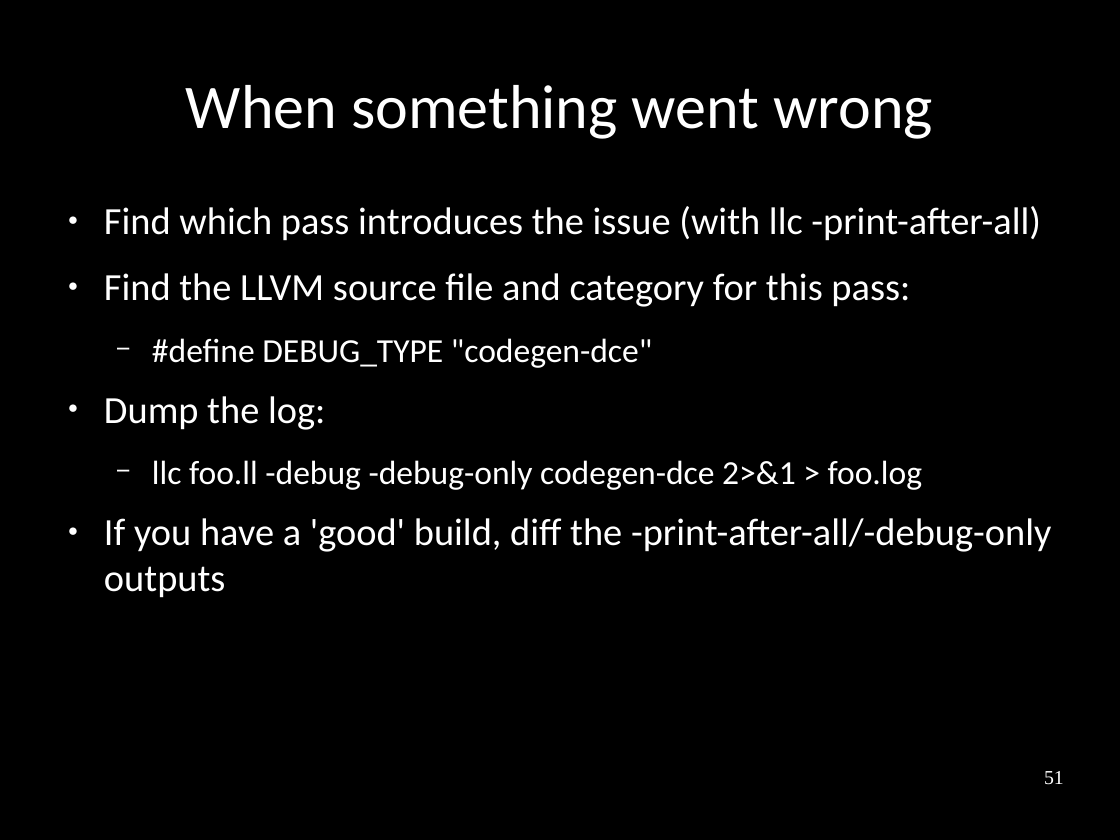
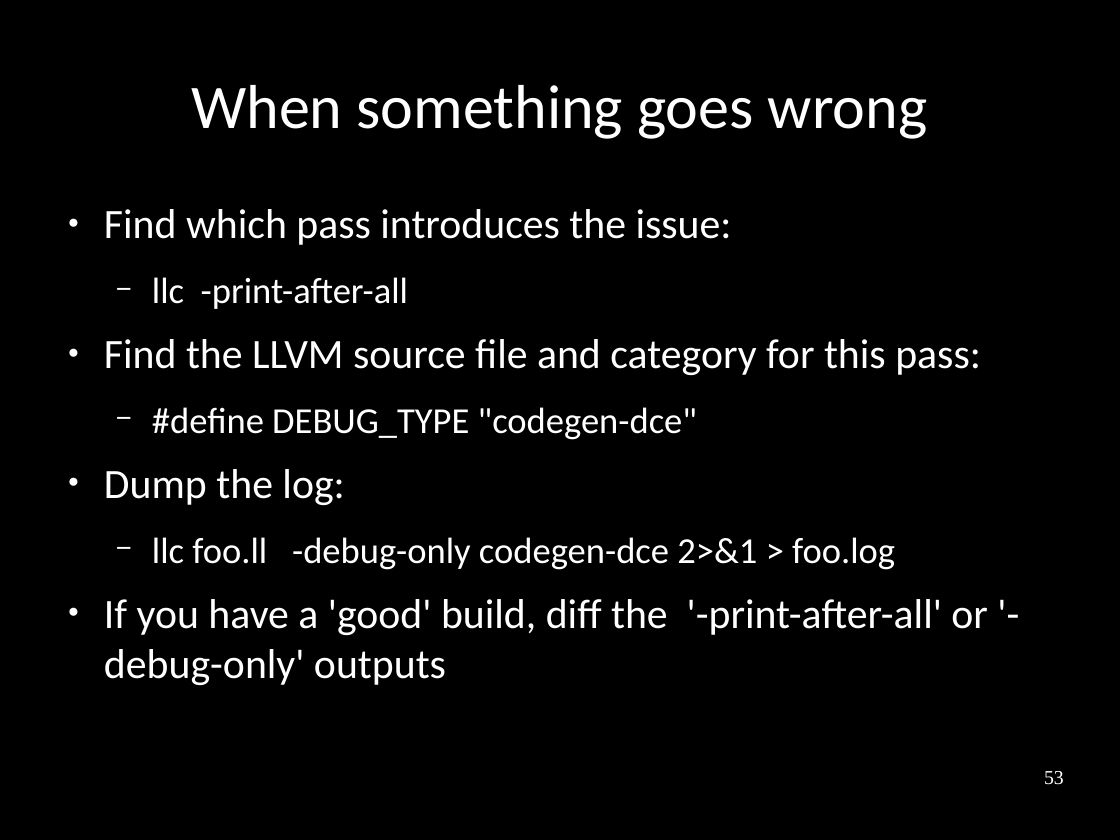
Before and after one commit to frasercrmck/llvm-leg, a slide deck: slide 53 of docs/Codeplay/Slides.odp (slide 51 before the commit). Drawn at 1120x840 pixels with LibreOffice and Linux fonts; fonts in the diff are those of the drawing. Boxes give left, top, right and bottom in pixels: in the first picture for what was removed or moved away, otherwise in the second. Text is boxed around its words. In the diff, an @@ line names an element or a change of style, - is before the commit and + after.

```diff
--- a/docs/Codeplay/Slides.odp
+++ b/docs/Codeplay/Slides.odp
@@ title at <box>191,85,927,139</box>: text changed @@
-When something went wrong
+When something goes wrong
@@ text at <box>104,209,732,245</box>: text changed; size 27.2 to 29.6 pt @@
-● Find which pass introduces the issue (with llc -print-after-all)
+● Find which pass introduces the issue:
+  − llc -print-after-all
@@ text at <box>104,339,981,505</box>: size 27.2 to 29.6 pt in "Find the LLVM source file and category ...", "Dump the log:"; size 23.8 to 25.9 pt in "#define DEBUG_TYPE "codegen-dce"" @@
@@ text at <box>104,537,988,685</box>: text changed; size 27.2 to 29.6 pt @@
-  − llc foo.ll -debug -debug-only codegen-dce 2>&1 > foo.log
-● If you have a 'good' build, diff the -print-after-all/-debug-only outputs
+  − llc foo.ll -debug-only codegen-dce 2>&1 > foo.log
+● If you have a 'good' build, diff the '-print-after-all' or '-debug-only' outputs
@@ page number at <box>1044,771,1064,785</box>: text changed @@
-51
+53
```
Also in this commit, not shown: 10 other slides changed, 6 slides added, 3 slides removed.
